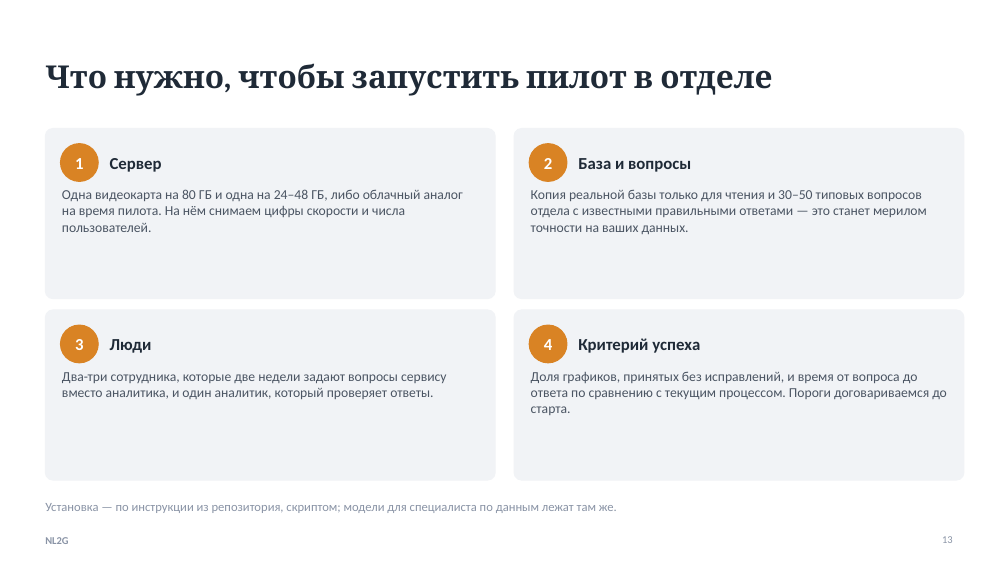
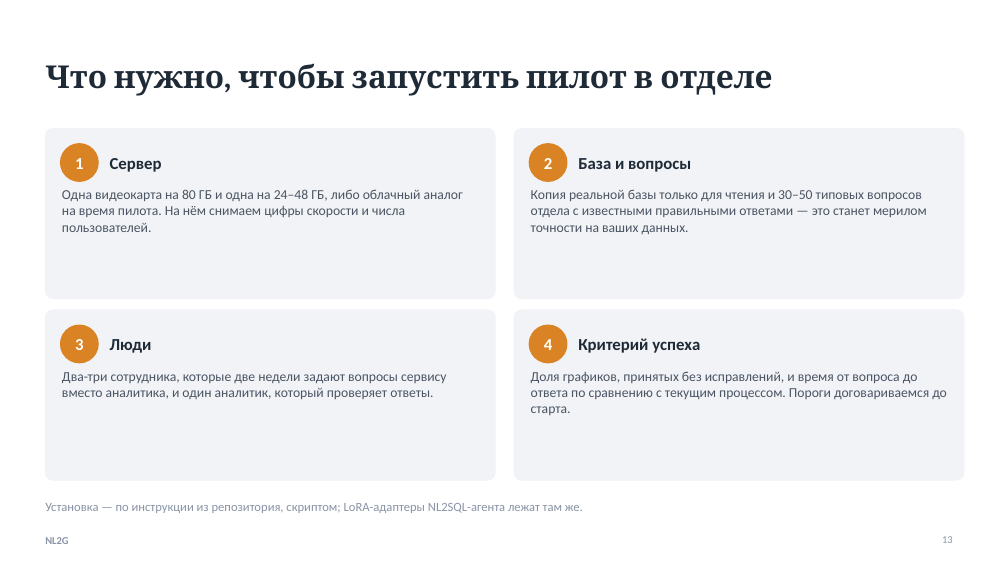
Before and after one commit to kocharyandr/nl2g, a slide deck: slide 13 of docs/ПРЕЗЕНТАЦИЯ_СЕРВИСА.pptx. Drawn at 1008x567 pixels with LibreOffice and Linux fonts; fonts in the diff are those of the drawing. Boxes give left, top, right and bottom in pixels: in the first picture for what was removed or moved away, otherwise in the second. Text is boxed around its words. In the diff, an @@ line names an element or a change of style, - is before the commit and + after.

```diff
--- a/docs/ПРЕЗЕНТАЦИЯ_СЕРВИСА.pptx
+++ b/docs/ПРЕЗЕНТАЦИЯ_СЕРВИСА.pptx
@@ text at <box>45,503,583,513</box>: text changed @@
-Установка — по инструкции из репозитория, скриптом; модели для специалиста по данным лежат там же.
+Установка — по инструкции из репозитория, скриптом; LoRA-адаптеры NL2SQL-агента лежат там же.
```
Also in this commit, not shown: 7 other slides changed, 1 other file.
